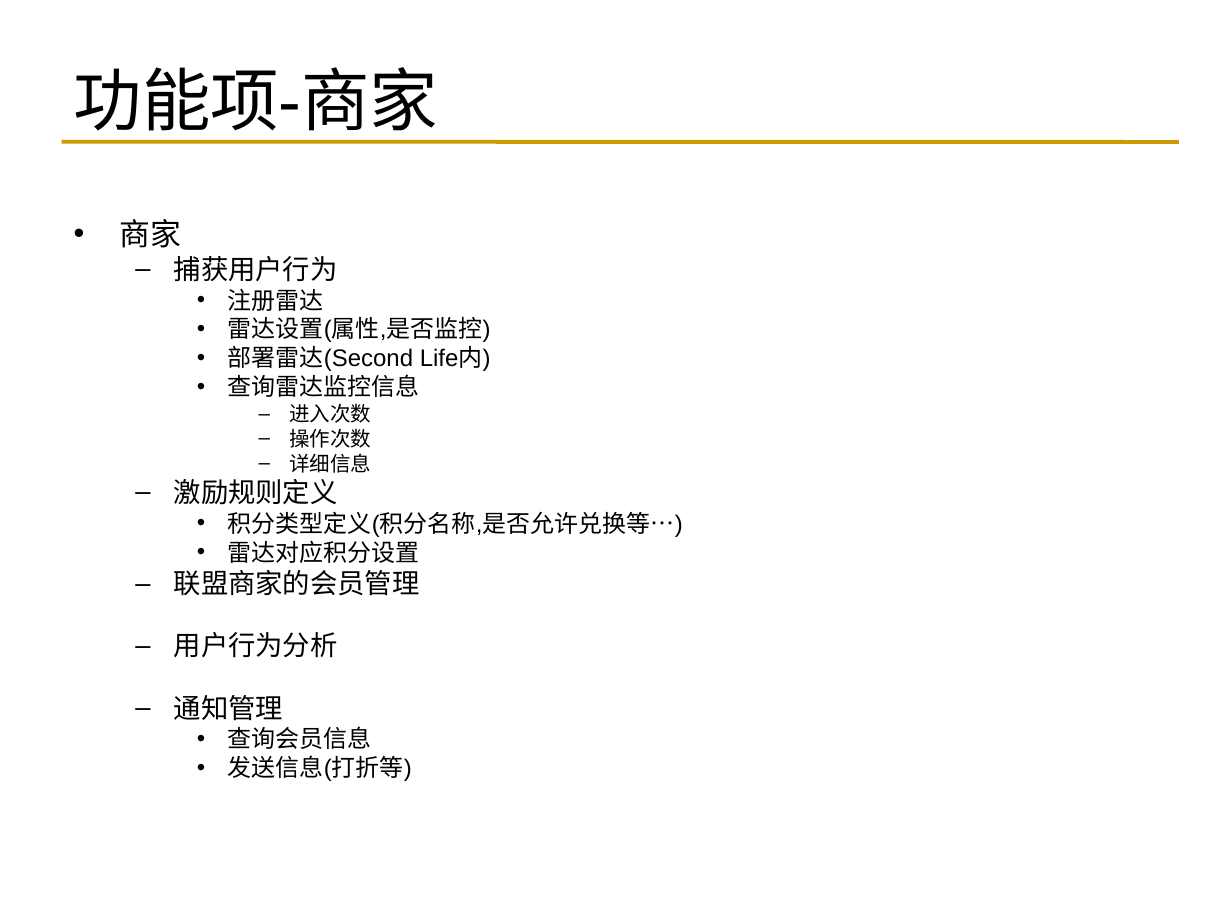
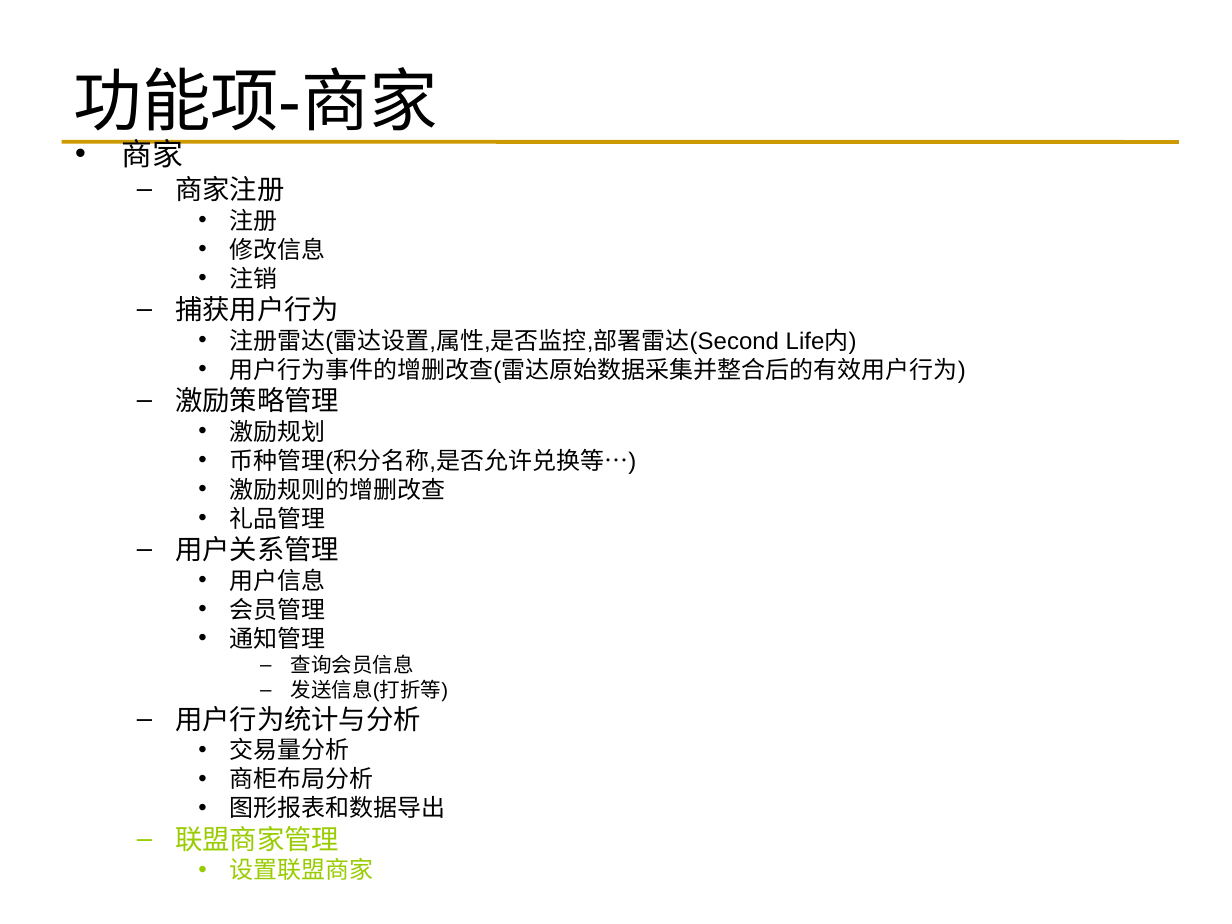
Before and after one commit to reetssydney/dcm, a slide deck: slide 7 of trunk/Second Life需求_张亮.ppt. Drawn at 1232x924 pixels with LibreOffice and Linux fonts; fonts in the diff are those of the drawing. Boxes give left, top, right and bottom in pixels: in the first picture for what was removed or moved away, otherwise in the second. Text is boxed around its words. In the diff, an @@ line names an element or a change of style, - is before the commit and + after.

```diff
--- a/trunk/Second Life需求_张亮.ppt
+++ b/trunk/Second Life需求_张亮.ppt
@@ text "商家": place and size @@
-text "商家" at (120, 219, 683, 781)
+text "商家" at (121, 139, 966, 880)
@@ text at (175, 176, 325, 289): paragraphs added @@
+  – 商家注册
+    • 注册
+    • 修改信息
+    • 注销
@@ text at (175, 329, 966, 620): text changed @@
-    • 注册雷达
-    • 雷达设置(属性,是否监控)
-    • 部署雷达(Second Life内)
-    • 查询雷达监控信息
-      – 进入次数
-      – 操作次数
-      – 详细信息
-  – 激励规则定义
-    • 积分类型定义(积分名称,是否允许兑换等…)
-    • 雷达对应积分设置
-  – 联盟商家的会员管理
-  – 用户行为分析
+    • 注册雷达(雷达设置,属性,是否监控,部署雷达(Second Life内)
+    • 用户行为事件的增删改查(雷达原始数据采集并整合后的有效用户行为)
+  – 激励策略管理
+    • 激励规划
+    • 币种管理(积分名称,是否允许兑换等…)
+    • 激励规则的增删改查
+    • 礼品管理
+  – 用户关系管理
+    • 用户信息
+    • 会员管理
@@ text at (229, 627, 448, 702): size 16 to 14 pt in "通知管理"; size 14 to 12 pt in "查询会员信息", "发送信息(打折等)"; bullet – to •; list level 2 to 3 in "通知管理"; bullet • to –; list level 3 to 4 in "查询会员信息"; list level 3 to 4 in "发送信息(打折等)" @@
@@ text at (175, 701, 445, 880): paragraphs added @@
+  – 用户行为统计与分析
+    • 交易量分析
+    • 商柜布局分析
+    • 图形报表和数据导出
+  – 联盟商家管理
+    • 设置联盟商家
```
Also in this commit, not shown: 4 other slides changed.
